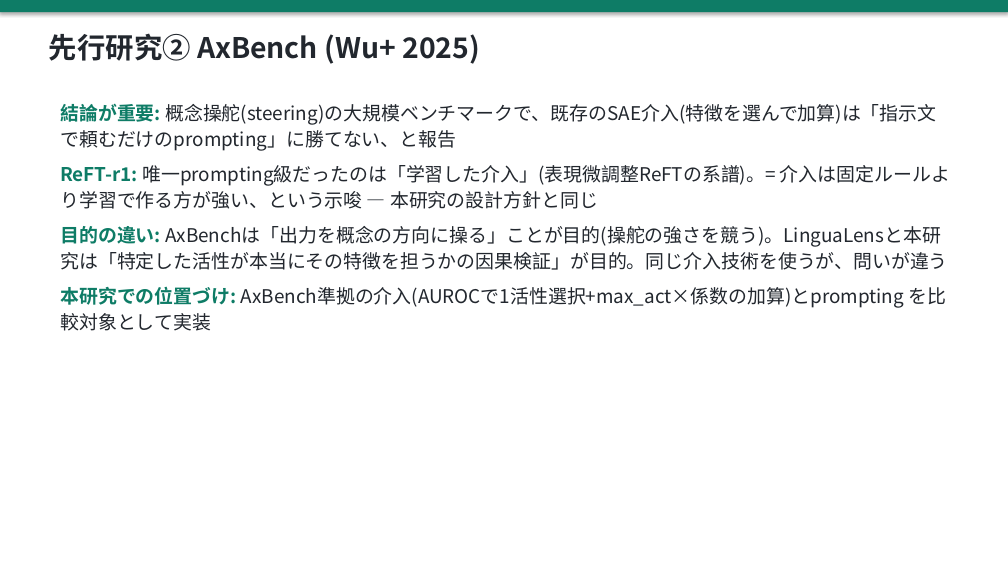
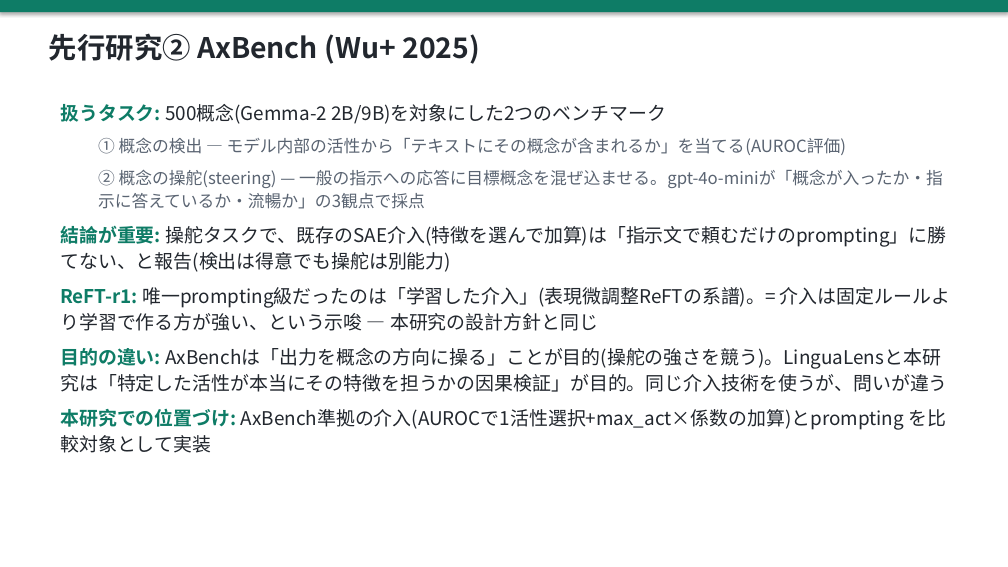
Before and after one commit to yohei-kobashi/SAE-LEWIS, a slide deck: slide 4 of slides/20260722_progress.pptx. Drawn at 1008x567 pixels with LibreOffice and Linux fonts; fonts in the diff are those of the drawing. Boxes give left, top, right and bottom in pixels: in the first picture for what was removed or moved away, otherwise in the second. Text is boxed around its words. In the diff, an @@ line names an element or a change of style, - is before the commit and + after.

Commit message:
AxBenchスライドに主タスクの説明を追加(500概念×2タスク: 検出=活性から概念有無をAUROC評価、操舵=指示応答への概念混ぜ込みをgpt-4o-mini3観点採点、検出と操舵の能力乖離も一言)

```diff
--- a/slides/20260722_progress.pptx
+++ b/slides/20260722_progress.pptx
@@ text at <box>60,104,946,272</box>: text changed; size 18 to 16 pt; text colour #22272E to #5A6472 @@
-結論が重要: 概念操舵(steering)の大規模ベンチマークで、既存のSAE介入(特徴を選んで加算)は「指示文で頼むだけのprompting」に勝てない、と報告
+扱うタスク: 500概念(Gemma-2 2B/9B)を対象にした2つのベンチマーク
+  ① 概念の検出 — モデル内部の活性から「テキストにその概念が含まれるか」を当てる(AUROC評価)
+  ② 概念の操舵(steering) — 一般の指示への応答に目標概念を混ぜ込ませる。gpt-4o-miniが「概念が入ったか・指示に答えているか・流暢か」の3観点で採点
+結論が重要: 操舵タスクで、既存のSAE介入(特徴を選んで加算)は「指示文で頼むだけのprompting」に勝てない、と報告(検出は得意でも操舵は別能力)
```
